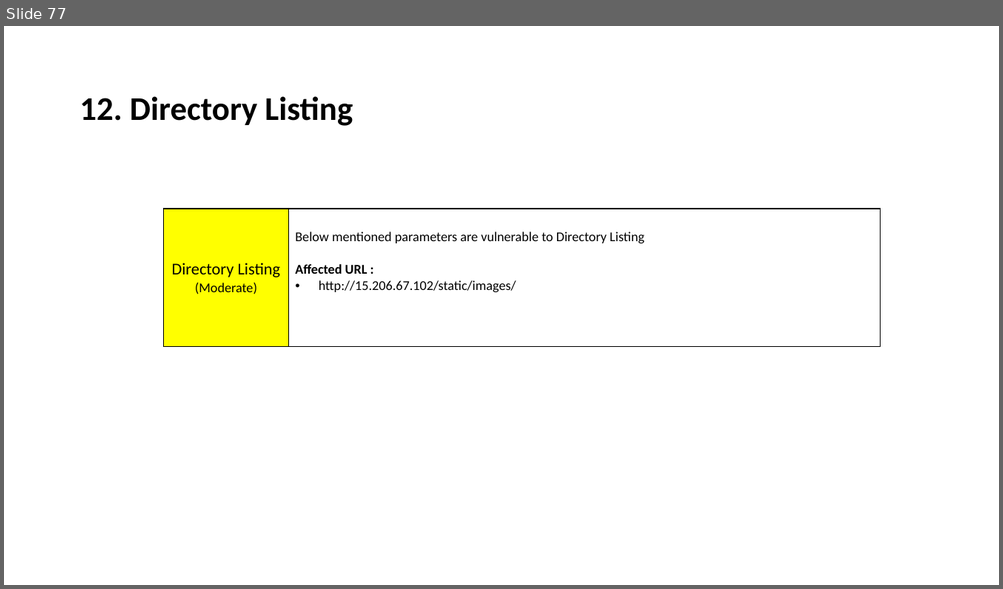
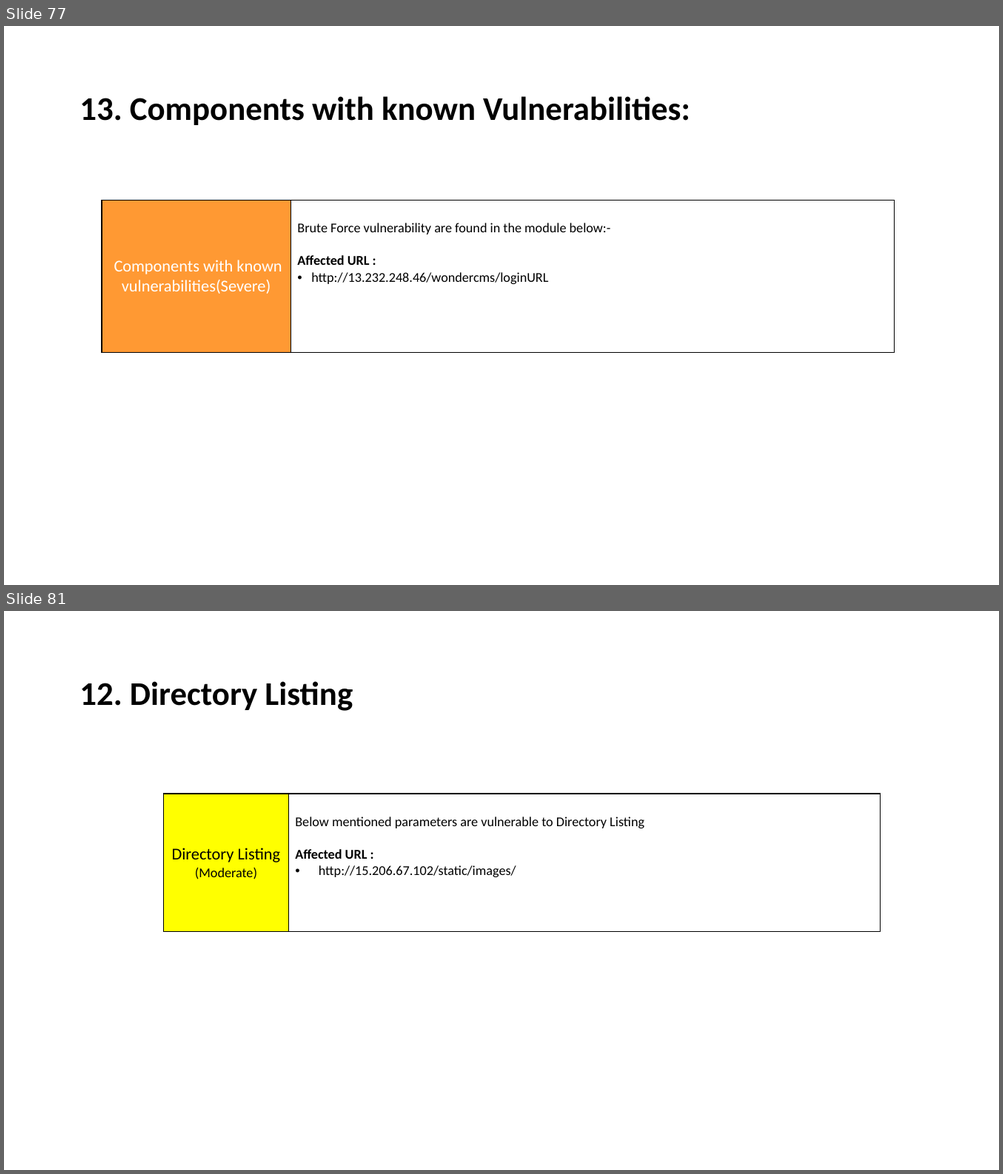
Before and after one commit to RocktimRajkumar/CEH-hack-a-thon, a slide deck: reports/Lifestyle Store/LifeStyle Store Application Reports.pptx. Shown one above the other, each under a label of ours: slide 77 before the commit, slides 77 and 81 after it; the slides between them are not shown. The pictures are 1003x589 and 1003x1174 pixels, drawn with LibreOffice and Linux fonts; fonts in the diff are those of the drawing. Boxes give left, top, right and bottom in pixels: in the first picture for what was removed or moved away, otherwise in the second. Text is boxed around its words. In the diff, an @@ line names an element or a change of style, - is before the commit and + after.

Commit message:
reports: Components with known vulnerabilities ppt done

```diff
--- a/reports/Lifestyle Store/LifeStyle Store Application Reports.pptx
+++ b/reports/Lifestyle Store/LifeStyle Store Application Reports.pptx
@@ slide 77 added at <box>4,26,999,585</box>, background #FFFFFF @@
@@ title added at <box>79,96,690,125</box>, 32 pt, text #000000, bold @@
+13. Components with known Vulnerabilities:
@@ table added at <box>102,178,894,488</box>, 2 rows, 2 columns @@
+ | 
+Components with known vulnerabilities(Severe) | Brute Force vulnerability are found in the module below:- / Affected URL : / http://13.232.248.46/wondercms/loginURL
@@ what was slide 77 is now slide 81 @@
```
Also in this commit, not shown: 3 other slides added.
